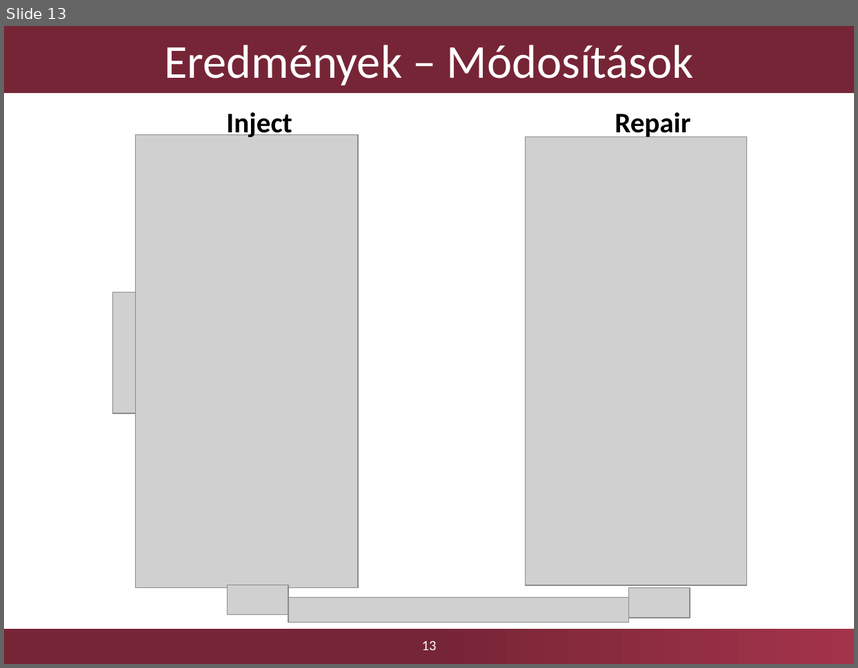
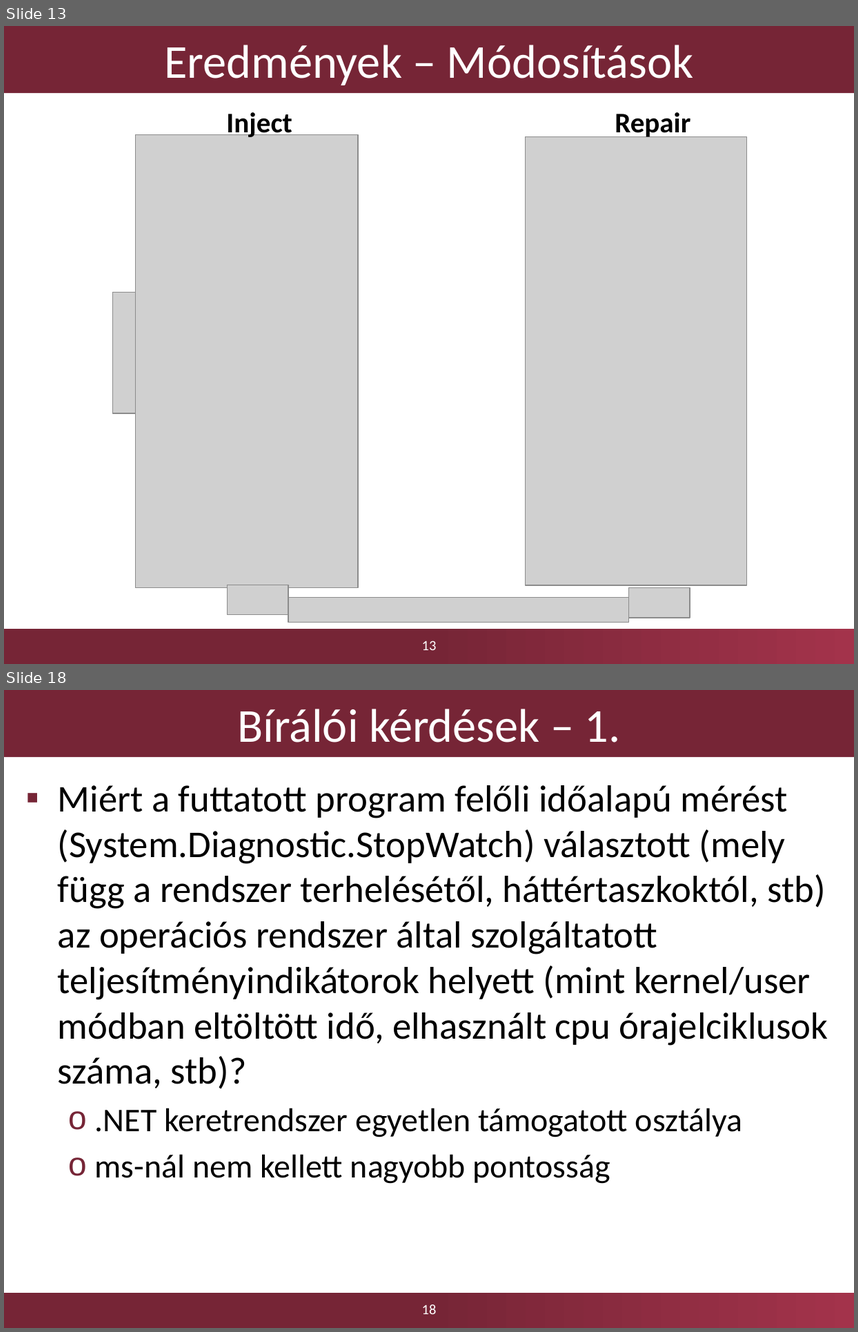
Before and after one commit to Kreestof/szakdolgozat-presentation, a slide deck: Dobosy_Kristof_szakdolgozat_2017_GraphEngine_0.pptx. Shown one above the other, each under a label of ours: slide 13 before the commit, slides 13 and 18 after it; the slides between them are not shown. The pictures are 858x668 and 858x1332 pixels, drawn with LibreOffice and Linux fonts; fonts in the diff are those of the drawing; grey boxes stand for pictures; background and template pictures are left out. Boxes give left, top, right and bottom in pixels: in the first picture for what was removed or moved away, otherwise in the second. Text is boxed around its words. In the diff, an @@ line names an element or a change of style, - is before the commit and + after.

```diff
--- a/Dobosy_Kristof_szakdolgozat_2017_GraphEngine_0.pptx
+++ b/Dobosy_Kristof_szakdolgozat_2017_GraphEngine_0.pptx
@@ slide 18 added at bbox=[4, 690, 854, 1328], background #FFFFFF; not listed: 1 template element that a slide beside it also shows @@
@@ title added at bbox=[4, 690, 854, 757], fill #762536, 40 pt, text #FFFFFF @@
+Bírálói kérdések – 1.
@@ text added at bbox=[58, 785, 829, 1183], 32 pt, text #000000 @@
+▪ Miért a futtatott program felőli időalapú mérést (System.Diagnostic.StopWatch) választott (mely függ a rendszer terhelésétől, háttértaszkoktól, stb) az operációs rendszer által szolgáltatott teljesítményindikátorok helyett (mint kernel/user módban eltöltött idő, elhasznált cpu órajelciklusok száma, stb)?
+  o .NET keretrendszer egyetlen támogatott osztálya
+  o ms-nál nem kellett nagyobb pontosság
@@ page number added at bbox=[422, 1304, 437, 1314], 12 pt, text #FFFFFF @@
+18
```
Also in this commit, not shown: 6 slides changed, 4 other slides added, 1 slide removed.
